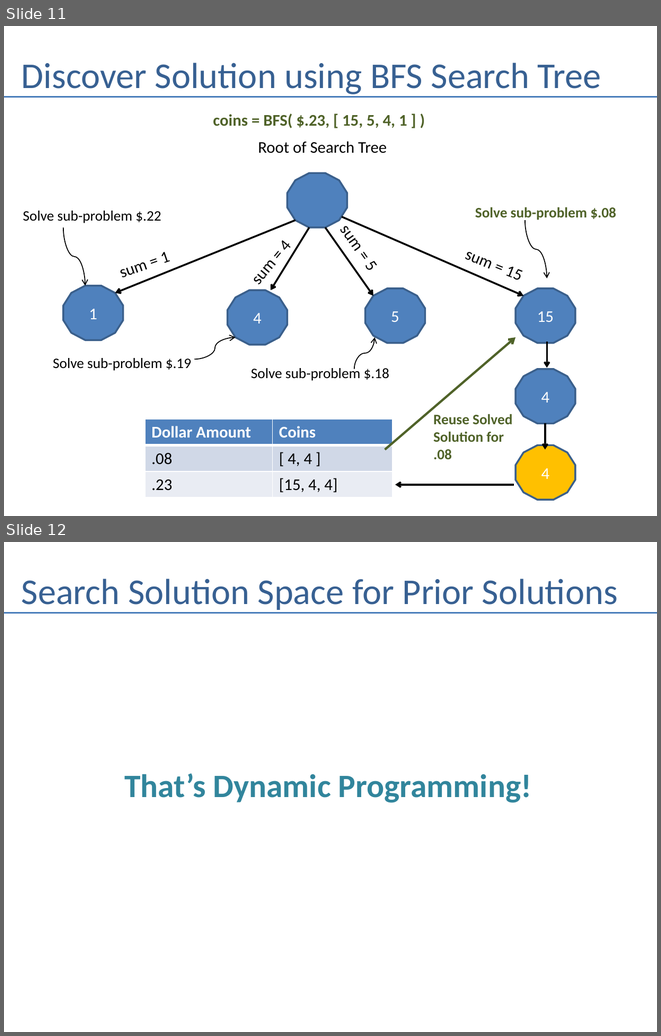
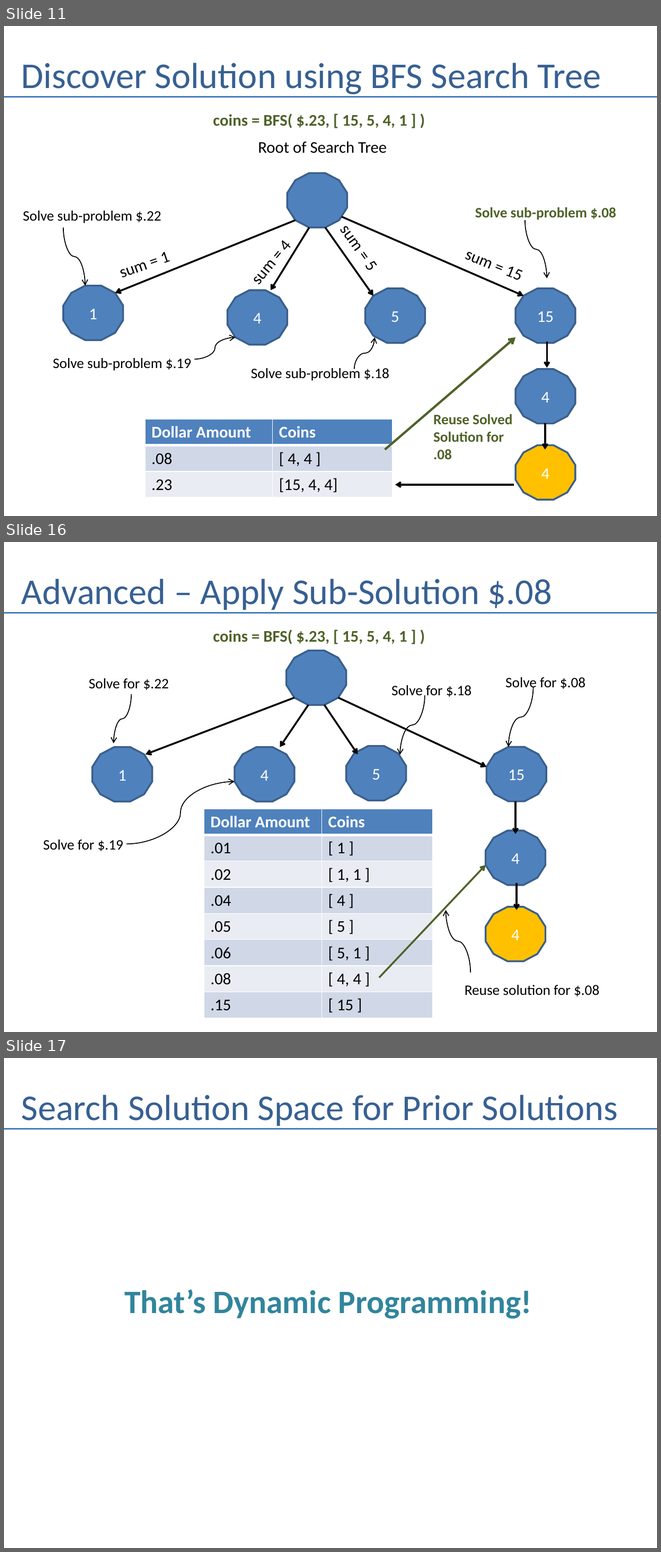
Before and after one commit to andrewferlitsch/Portland-Data-Science-Group, a slide deck: Presentations/AI Dynamic Programming.pptx. Shown one above the other, each under a label of ours: slides 11 and 12 before the commit, slides 11, 16 and 17 after it; the slides between them are not shown. The pictures are 661x1036 and 661x1552 pixels, drawn with LibreOffice and Linux fonts; fonts in the diff are those of the drawing. Boxes give left, top, right and bottom in pixels: in the first picture for what was removed or moved away, otherwise in the second. Text is boxed around its words. In the diff, an @@ line names an element or a change of style, - is before the commit and + after.

```diff
--- a/Presentations/AI Dynamic Programming.pptx
+++ b/Presentations/AI Dynamic Programming.pptx
@@ slide 16 added at box(4, 542, 657, 1032), background #FFFFFF @@
@@ title added at box(21, 579, 552, 613), 40 pt, text #376092 @@
+Advanced – Apply Sub-Solution $.08
@@ line added from (4, 612) to (657, 612), #4B7EBC 1.5 pt @@
@@ text added at box(213, 629, 407, 644), 18 pt, text #4F6228, bold @@
+coins = BFS( $.23, [ 15, 5, 4, 1 ] )
@@ dodecagon added at box(286, 651, 346, 705), fill #4F81BD, outline #3A5F8C 2 pt @@
@@ text added at box(89, 678, 169, 690), 16 pt, text #000000 @@
+Solve for $.22
@@ text added at box(505, 677, 585, 691), 16 pt, text #000000 @@
+Solve for $.08
@@ curved arrow added from (131, 694) to (114, 743), #000000 1 pt @@
@@ arrow added from (294, 697) to (146, 754), #000000 2 pt @@
@@ arrow added from (338, 697) to (486, 767), #000000 2 pt @@
@@ text added at box(391, 685, 471, 697), 16 pt, text #000000 @@
+Solve for $.18
@@ curved arrow added from (424, 696) to (400, 755), #000000 1 pt @@
@@ curved arrow added from (533, 688) to (508, 747), #000000 1 pt @@
@@ arrow added from (308, 705) to (280, 747), #000000 2 pt @@
@@ arrow added from (325, 705) to (358, 754), #000000 2 pt @@
@@ dodecagon added at box(92, 747, 152, 801), fill #4F81BD, outline #3A5F8C 2 pt, 18 pt, text #FFFFFF @@
+1
@@ dodecagon added at box(235, 747, 294, 801), fill #4F81BD, outline #3A5F8C 2 pt, 18 pt, text #FFFFFF @@
+4
@@ dodecagon added at box(346, 746, 406, 800), fill #4F81BD, outline #3A5F8C 2 pt, 18 pt, text #FFFFFF @@
+5
@@ dodecagon added at box(486, 747, 547, 801), fill #4F81BD, outline #3A5F8C 2 pt, 18 pt, text #FFFFFF @@
+15
@@ curved arrow added from (126, 844) to (235, 782), #000000 1 pt @@
@@ table added at box(204, 809, 432, 1017), 8 rows, 2 columns @@
+Dollar Amount | Coins
+.01 | [ 1 ]
+.02 | [ 1, 1 ]
+.04 | [ 4 ]
+.05 | [ 5 ]
+.06 | [ 5, 1 ]
+.08 | [ 4, 4 ]
+.15 | [ 15 ]
@@ arrow added from (515, 801) to (515, 834), #000000 2 pt @@
@@ text added at box(43, 839, 123, 851), 16 pt, text #000000 @@
+Solve for $.19
@@ dodecagon added at box(486, 831, 546, 885), fill #4F81BD, outline #3A5F8C 2 pt, 18 pt, text #FFFFFF @@
+4
@@ arrow added from (379, 978) to (486, 865), #4F6228 2 pt @@
@@ arrow added from (517, 883) to (517, 910), #000000 2 pt @@
@@ dodecagon added at box(486, 906, 546, 961), fill #FFC000, outline #3A5F8C 2 pt, 18 pt, text #FFFFFF @@
+4
@@ curved arrow added from (470, 972) to (445, 910), #000000 1 pt @@
@@ text added at box(465, 985, 599, 996), 16 pt, text #000000 @@
+Reuse solution for $.08
@@ what was slide 12 is now slide 17 @@
```
Also in this commit, not shown: 4 other slides added.
